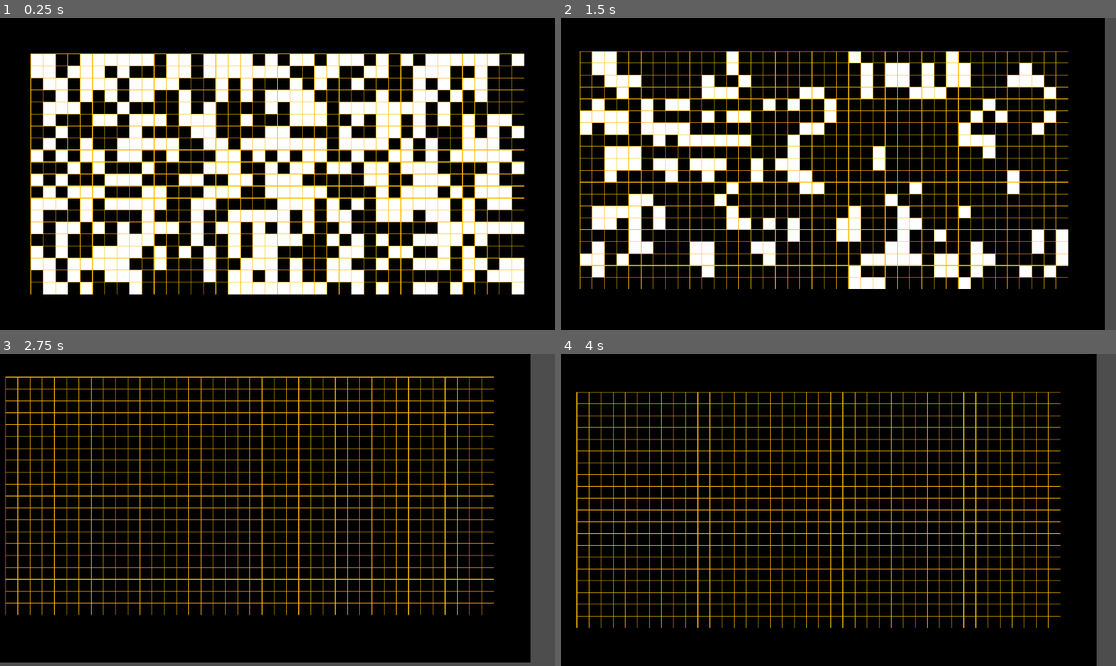
Above: before the commit, frames 1-4 (two rows, left to right).
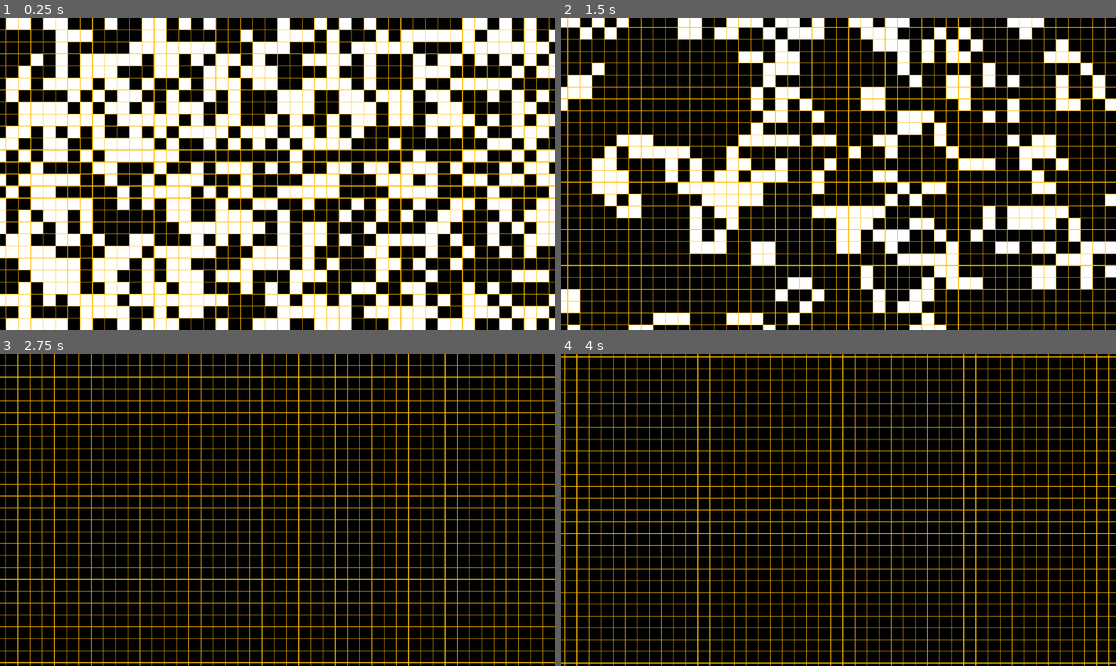
Above: after the commit, the same moments.

Repository: skits4107/conways-gmae-of-life-godot
Game: Godot game, scene res://conway_scene.tscn
The game is run twice, just before and just after one commit, with the same random seed, the same clock (stepped at 60 frames per second) and the same inputs.
Inputs (mouse positions are in pixels of both pictures, inside the frame that each line leads up to):
- Up to frame 1 (0.25 s): no input
- Up to frame 2 (1.5 s): tap Enter at 0.5 s; move the mouse to (960, 158) at 0.52 s; hold Right (move_right) 0.53-1.28 s; tap Mouse wheel down (mouse_scroll_down) at 0.6 s; click (960, 158) at 0.67 s; tap Space at 0.77 s; move the mouse to (727, 189) at 1.27 s; hold S (move_down) from 1.28 s (still down); tap Mouse wheel up (mouse_scroll_up) at 1.35 s
- Up to frame 3 (2.75 s): tap Space at 1.52 s; move the mouse to (333, 441) at 2.02 s; release S (move_down) at 2.03 s; hold Right (move_right) from 2.03 s (still down); tap Z at 2.1 s
- Up to frame 4 (4 s): move the mouse to (810, 572) at 2.77 s; release Right (move_right) at 2.78 s; hold W (move_up) 2.78-3.53 s; tap Mouse wheel down (mouse_scroll_down) at 2.85 s; click (810, 572) at 2.92 s; tap Space at 3.02, 3.77 s; move the mouse to (1005, 556) at 3.52 s; hold A (move_left) from 3.53 s (still down); tap Mouse wheel up (mouse_scroll_up) at 3.6 s

The runs differ from the first frame. In frame 1, 51% of the frame differs, in the area x 0-100%, y 0-100%; in frame 2, 35%; in frame 3, 9.3%; in frame 4, 8.6%.

Commit message:
increased simulation size. added more comments

Diff:
--- a/conwayScript.gd
+++ b/conwayScript.gd
@@ -2,8 +2,8 @@
 
 
 var timer : Timer = Timer.new()
-var width : int = 20
-var height : int = 10
+var width : int = 50
+var height : int = 50
 
 var is_running : bool = false
 
@@ -27,10 +27,11 @@
 func create_random_grid() -> void:
 	for x in range(-width, width):
 		for y in range(-height, height):
-			var choice : int = randi() % 2
-			var state : Vector2i = DEAD_CELL
-			if choice == 1:
+			var choice : int = randi() % 2 # random number between 0 and 1
+			var state : Vector2i = DEAD_CELL #default to dead cell
+			if choice == 1: #if number was 1 then it is living cell
 				state = LIVING_CELL
+			#update cell
 			set_cell(0, Vector2i(x, y), CONWAY_TILESET_ID, state)
 
 func create_blank_grid() -> void:
--- a/drawGrid.gd
+++ b/drawGrid.gd
@@ -7,6 +7,7 @@
 @onready var height : int = get_parent().height
 var line_width : float = 3.0
 
+#assigned in editor
 @export var camera : Camera2D = null
 
 func _ready():
